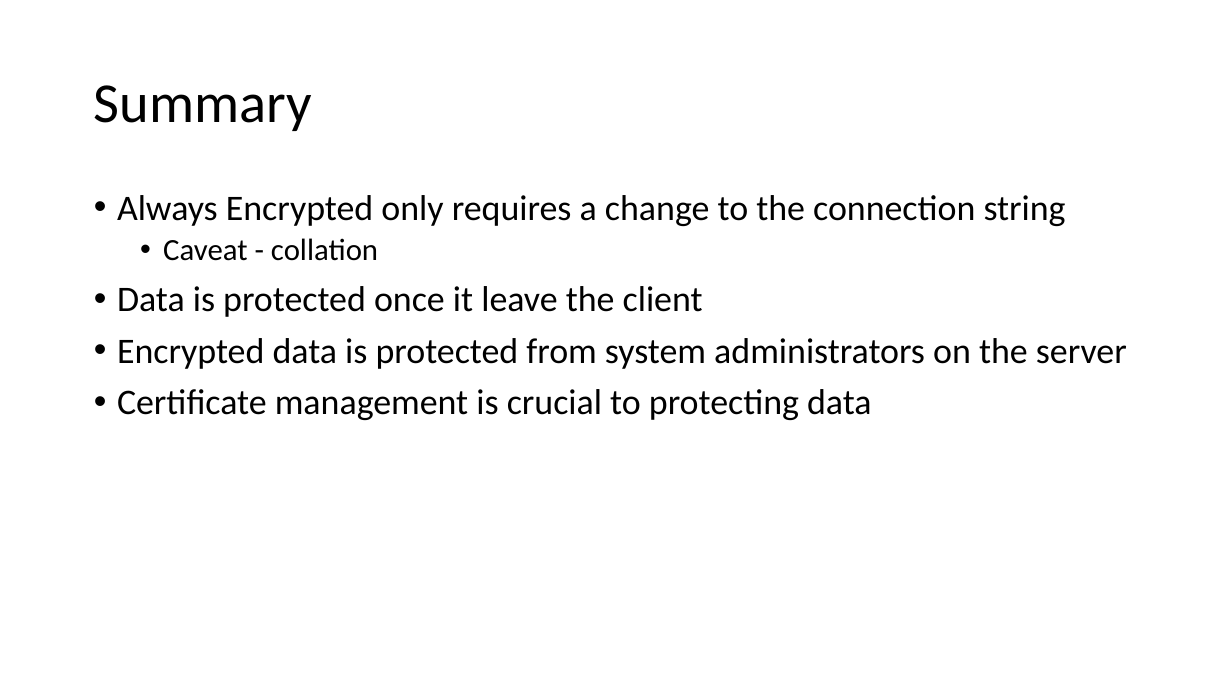
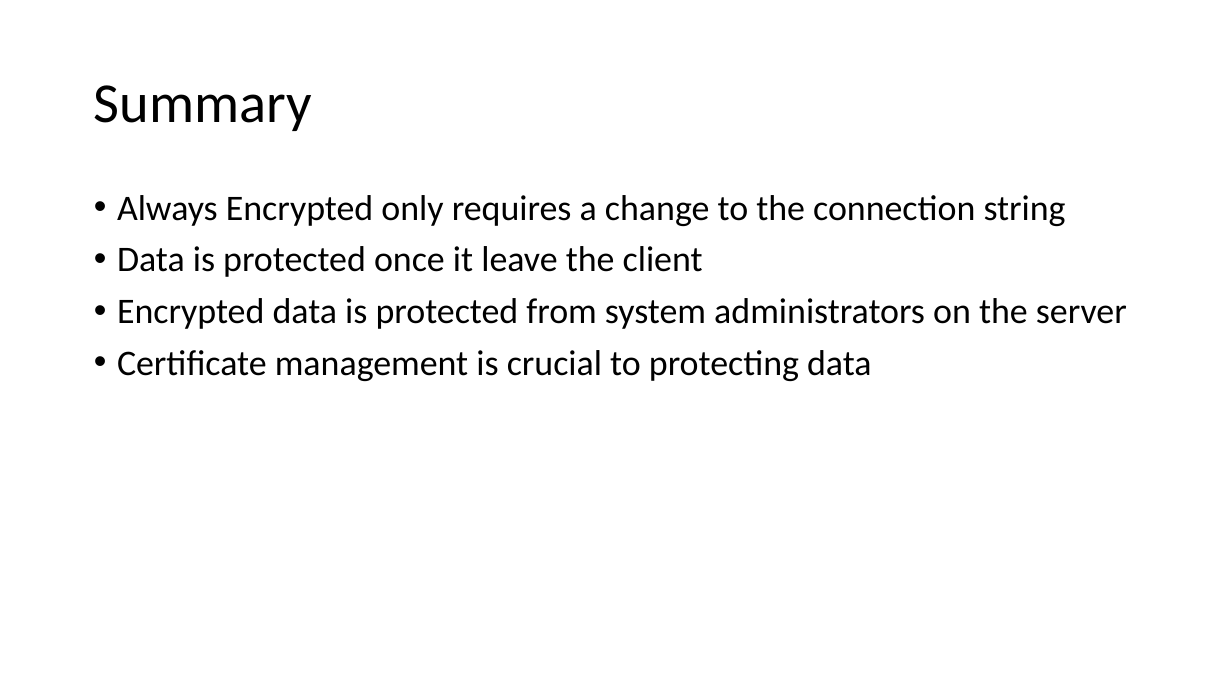
Before and after one commit to way0utwest/EndtoEndAlwaysEncrypted, a slide deck: slide 25 of EndtoEndAlwaysEncrypted.pptx. Drawn at 1232x693 pixels with LibreOffice and Linux fonts; fonts in the diff are those of the drawing. Boxes give left, top, right and bottom in pixels: in the first picture for what was removed or moved away, otherwise in the second. Text is boxed around its words. In the diff, an @@ line names an element or a change of style, - is before the commit and + after.

```diff
--- a/EndtoEndAlwaysEncrypted.pptx
+++ b/EndtoEndAlwaysEncrypted.pptx
@@ text at (x1=163, y1=238, x2=378, y2=261): paragraph removed @@
-  • Caveat - collation
```
Also in this commit, not shown: 1 other slide changed, 1 other file.
